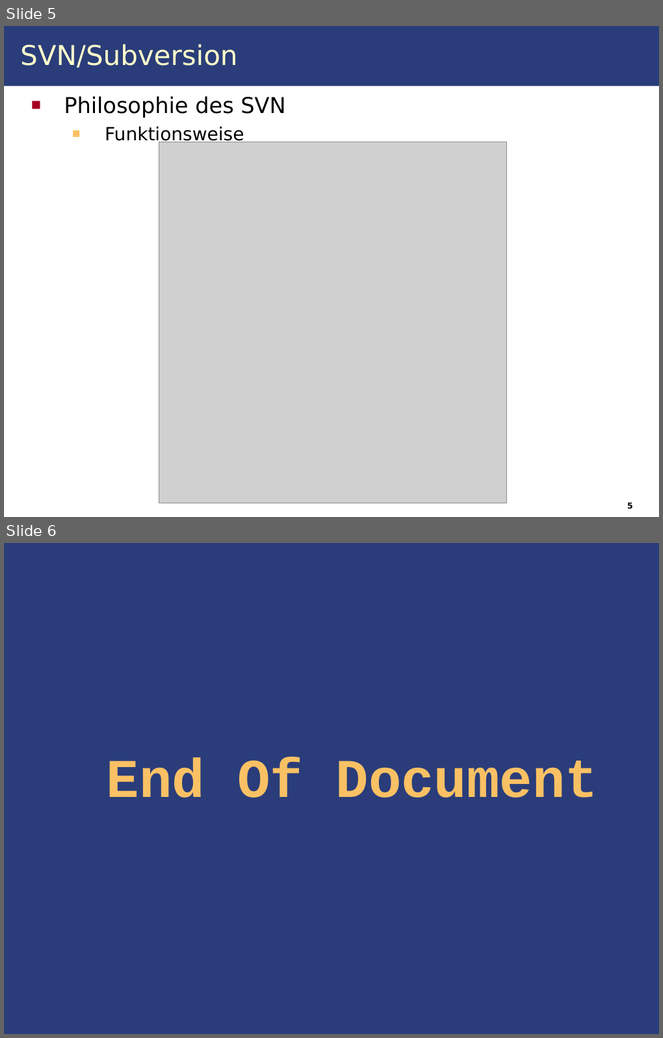
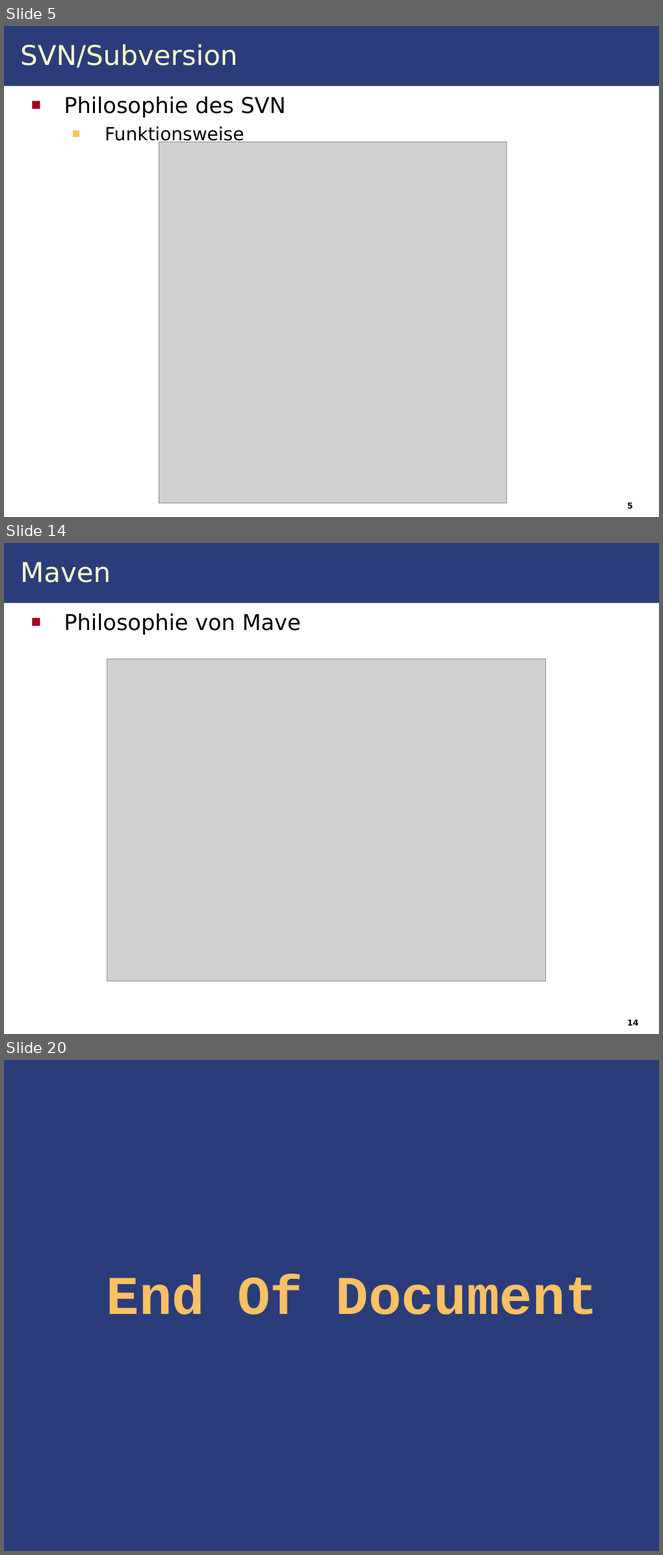
Before and after one commit to IAAS/decidr, a slide deck: seminars/at/Seminar.odp. Shown one above the other, each under a label of ours: slides 5 and 6 before the commit, slides 5, 14 and 20 after it; the slides between them are not shown. The pictures are 663x1038 and 663x1555 pixels, drawn with LibreOffice and Linux fonts; fonts in the diff are those of the drawing; grey boxes stand for pictures. Boxes give left, top, right and bottom in pixels: in the first picture for what was removed or moved away, otherwise in the second. Text is boxed around its words. In the diff, an @@ line names an element or a change of style, - is before the commit and + after.

```diff
--- a/seminars/at/Seminar.odp
+++ b/seminars/at/Seminar.odp
@@ slide 14 added at bbox=[4, 543, 659, 1034], background #FFFFFF; not listed: 1 template element that a slide beside it also shows @@
@@ title added at bbox=[20, 562, 111, 583], 30 pt, text #FFFFCC @@
+Maven
@@ text added at bbox=[64, 613, 301, 635], 24 pt, text #000000 @@
+■ Philosophie von Mave
@@ picture added at bbox=[107, 659, 545, 981] @@
@@ page number added at bbox=[627, 1019, 639, 1026], 9 pt, text #000000, bold @@
+14
@@ what was slide 6 is now slide 20 @@
```
Also in this commit, not shown: 1 slide changed, 13 other slides added, 9 other files.
